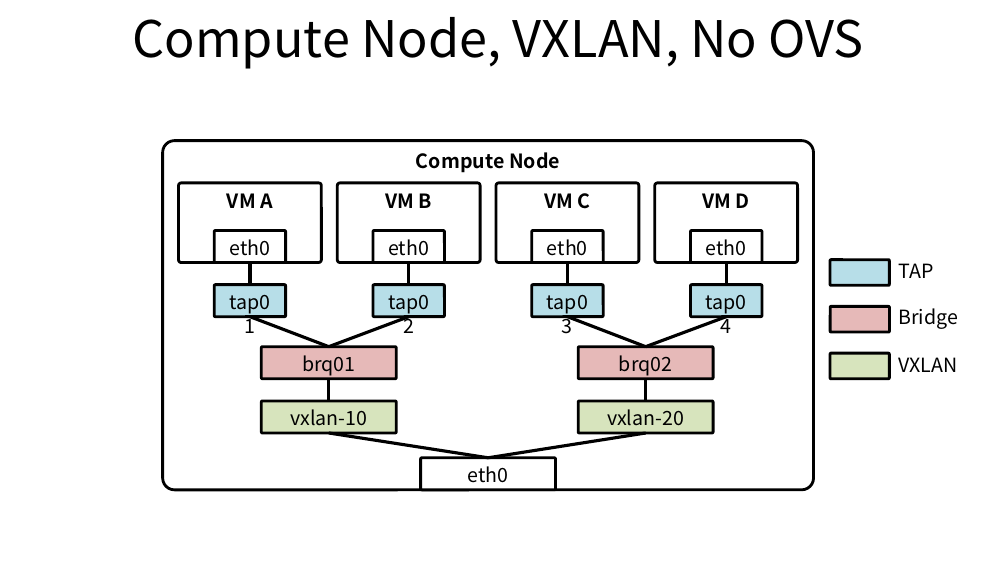
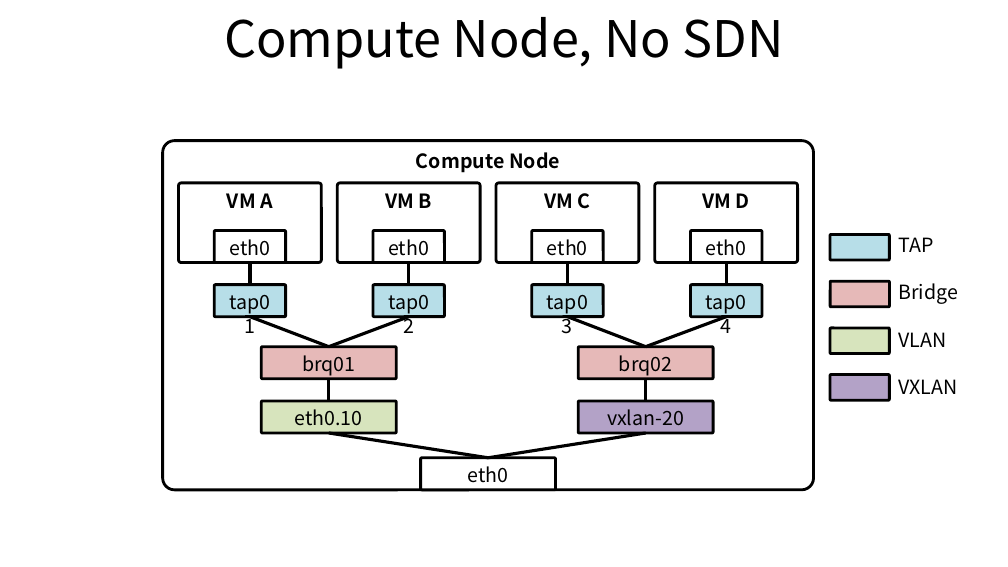
Before and after one commit to ssup2/blog-old, a slide deck: slide 3 of images/theory_analysis/OpenStack_Neutron/OpenStack_Network_Neutron.pptx. Drawn at 1008x567 pixels with LibreOffice and Linux fonts; fonts in the diff are those of the drawing. Boxes give left, top, right and bottom in pixels: in the first picture for what was removed or moved away, otherwise in the second. Text is boxed around its words. In the diff, an @@ line names an element or a change of style, - is before the commit and + after.

```diff
--- a/images/theory_analysis/OpenStack_Neutron/OpenStack_Network_Neutron.pptx
+++ b/images/theory_analysis/OpenStack_Neutron/OpenStack_Network_Neutron.pptx
@@ title at [224, 17, 784, 69]: text changed @@
-Compute Node, VXLAN, No OVS
+Compute Node, No SDN
@@ 3 rounded rectangles, 2 texts: place and size @@
-3 rounded rectangles, 2 texts at [831, 260, 958, 378]
+3 rounded rectangles, 2 texts at [831, 235, 958, 353]
@@ text added at [898, 332, 946, 347], 14 pt, text #000000 @@
+VLAN
@@ rounded rectangle added at [831, 375, 890, 400], fill #B3A2C7, outline #000000 2 pt @@
@@ text "VXLAN": place and size @@
-text "VXLAN" at [898, 357, 957, 372]
+text "VXLAN" at [898, 379, 957, 394]
@@ text in rounded rectangle at [295, 409, 363, 426]: text changed @@
-vxlan-10
+eth0.10
@@ rounded rectangle "vxlan-20" at [579, 401, 714, 433]: fill #D7E4BD to #B3A2C7 @@
```
Also in this commit, not shown: 1 other slide changed, 5 other files.
